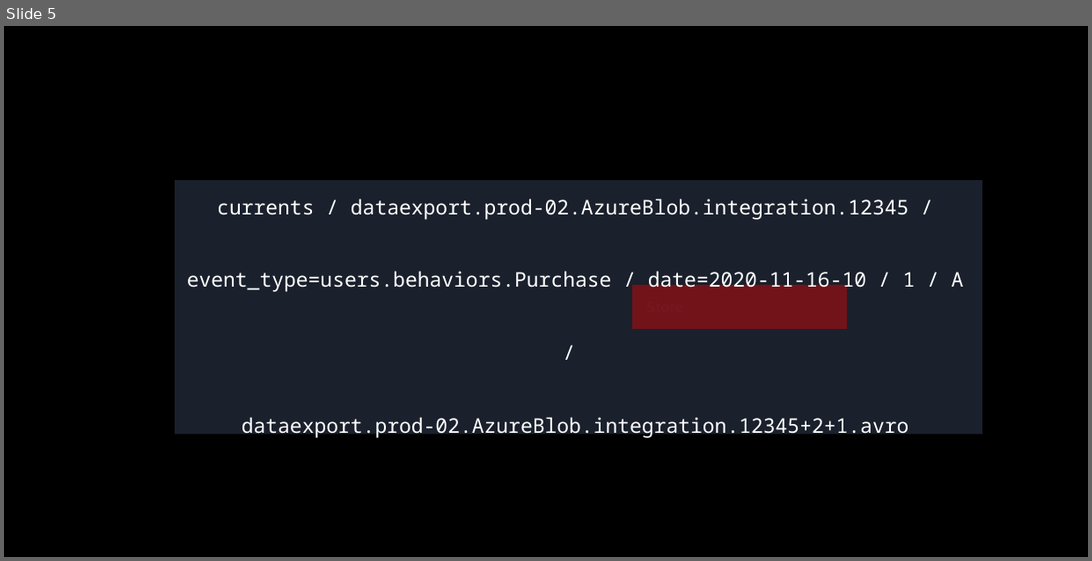
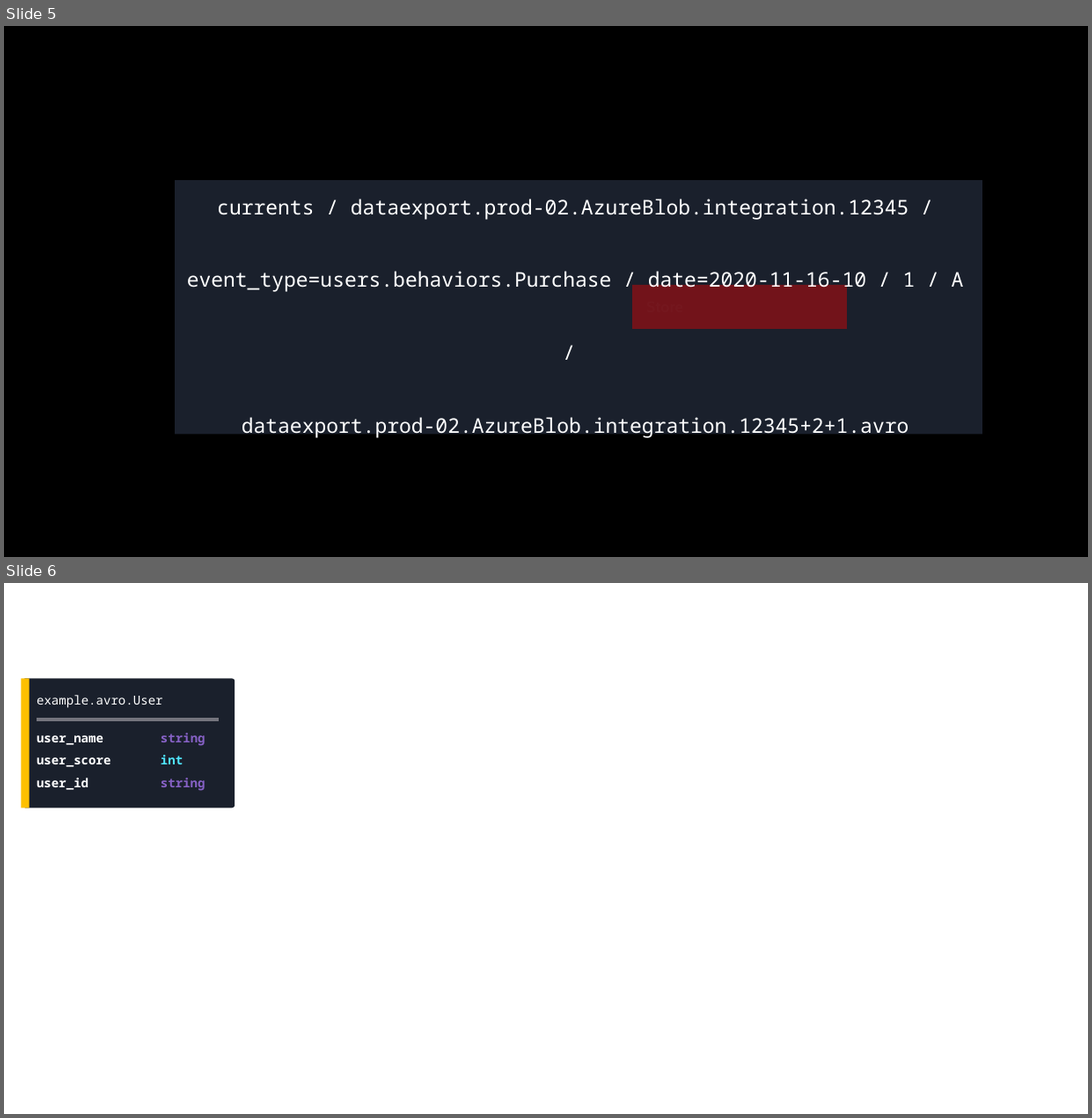
Before and after one commit to mdrakiburrahman/rakirahman.me, a slide deck: src/assets/graphics/PPT/content.pptx. Shown one above the other, each under a label of ours: slide 5 before the commit, slides 5 and 6 after it. The pictures are 1092x561 and 1092x1118 pixels, drawn with LibreOffice and Linux fonts; fonts in the diff are those of the drawing; background and template pictures are left out. Boxes give left, top, right and bottom in pixels: in the first picture for what was removed or moved away, otherwise in the second. Text is boxed around its words. In the diff, an @@ line names an element or a change of style, - is before the commit and + after.

```diff
--- a/src/assets/graphics/PPT/content.pptx
+++ b/src/assets/graphics/PPT/content.pptx
@@ slide 6 added at (4, 583, 1088, 1114), background #FFFFFF @@
@@ rectangle added at (21, 678, 30, 808), fill #FEC000 @@
@@ rounded rectangle added at (22, 678, 235, 808), fill #1A202C @@
@@ text added at (37, 695, 163, 708), 11 pt, text #FFFFFF @@
+example.avro.User
@@ line added from (37, 719) to (219, 719), #74747D 3 pt @@
@@ text added at (37, 735, 103, 745), 11 pt, text #FFFFFF, bold @@
+user_name
@@ text added at (161, 733, 206, 746), 11 pt, text #8661C5, bold @@
+string
@@ text added at (37, 757, 110, 767), 11 pt, text #FFFFFF, bold @@
+user_score
@@ text added at (161, 755, 183, 764), 11 pt, text #50E6FF, bold @@
+int
@@ text added at (37, 777, 88, 790), 11 pt, text #FFFFFF, bold @@
+user_id
@@ text added at (161, 777, 206, 791), 11 pt, text #8661C5, bold @@
+string
```
Also in this commit, not shown: 1 other slide added, 19 other files.
